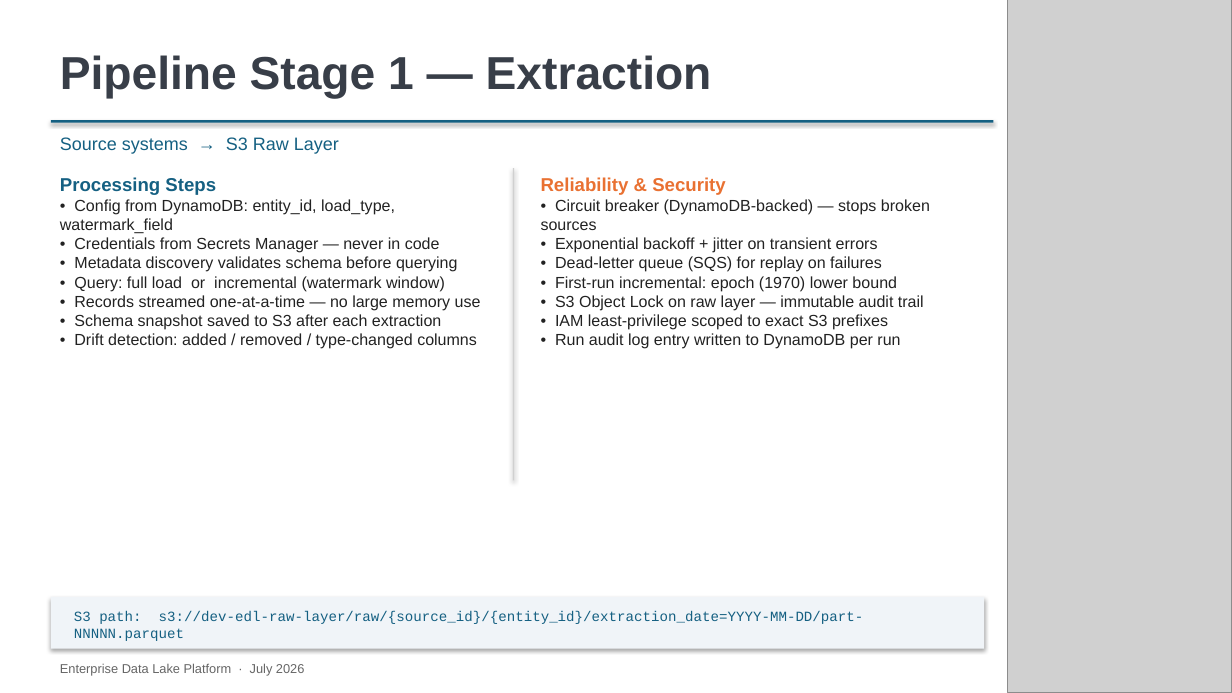
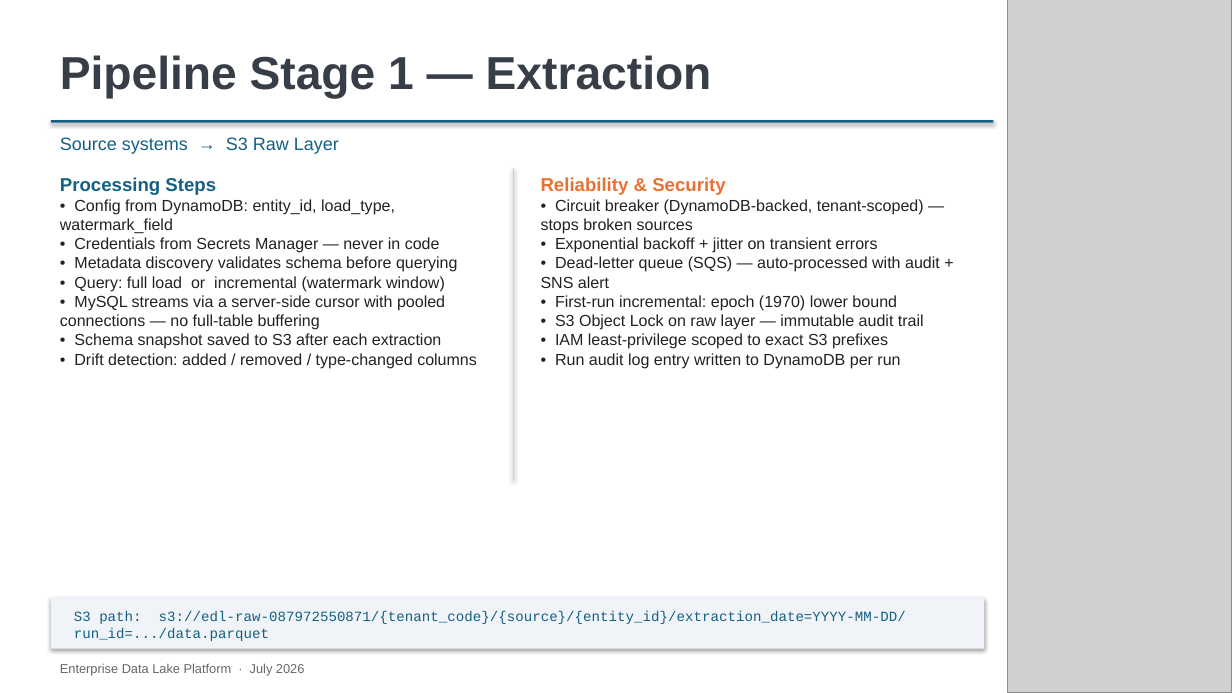
Before and after one commit to deepnarayan-sierradev/DataLake, a slide deck: slide 8 of Enterprise_Data_Lake_Platform_v2.pptx (slide 6 before the commit). Drawn at 1232x693 pixels with LibreOffice and Linux fonts; fonts in the diff are those of the drawing; grey boxes stand for pictures. Boxes give left, top, right and bottom in pixels: in the first picture for what was removed or moved away, otherwise in the second. Text is boxed around its words. In the diff, an @@ line names an element or a change of style, - is before the commit and + after.

```diff
--- a/Enterprise_Data_Lake_Platform_v2.pptx
+++ b/Enterprise_Data_Lake_Platform_v2.pptx
@@ text at <box>541,199,924,234</box>: text changed @@
-• Circuit breaker (DynamoDB-backed) — stops broken sources
+• Circuit breaker (DynamoDB-backed, tenant-scoped) — stops broken sources
@@ text at <box>541,256,940,288</box>: text changed @@
-• Dead-letter queue (SQS) for replay on failures
+• Dead-letter queue (SQS) — auto-processed with audit + SNS alert
@@ text at <box>60,295,445,330</box>: text changed @@
-• Records streamed one-at-a-time — no large memory use
+• MySQL streams via a server-side cursor with pooled connections — no full-table buffering
@@ text at <box>74,610,906,641</box>: text changed @@
-S3 path: s3://dev-edl-raw-layer/raw/{source_id}/{entity_id}/extraction_date=YYYY-MM-DD/part-NNNNN.parquet
+S3 path: s3://edl-raw-087972550871/{tenant_code}/{source}/{entity_id}/extraction_date=YYYY-MM-DD/run_id=.../data.parquet
```
Also in this commit, not shown: 15 other slides changed, 2 slides added, 58 other files.
